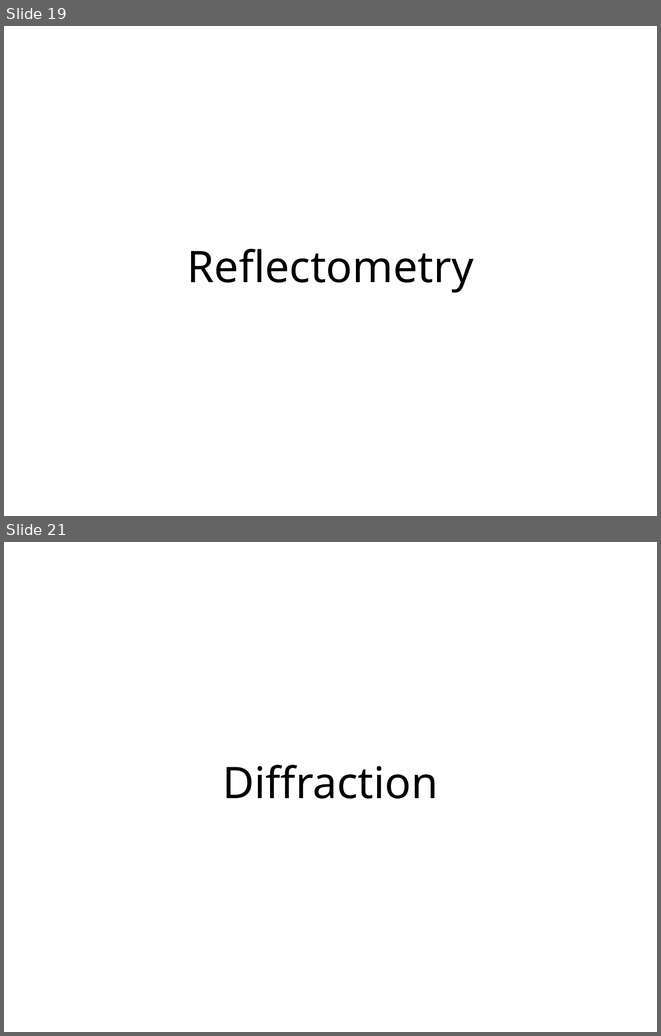
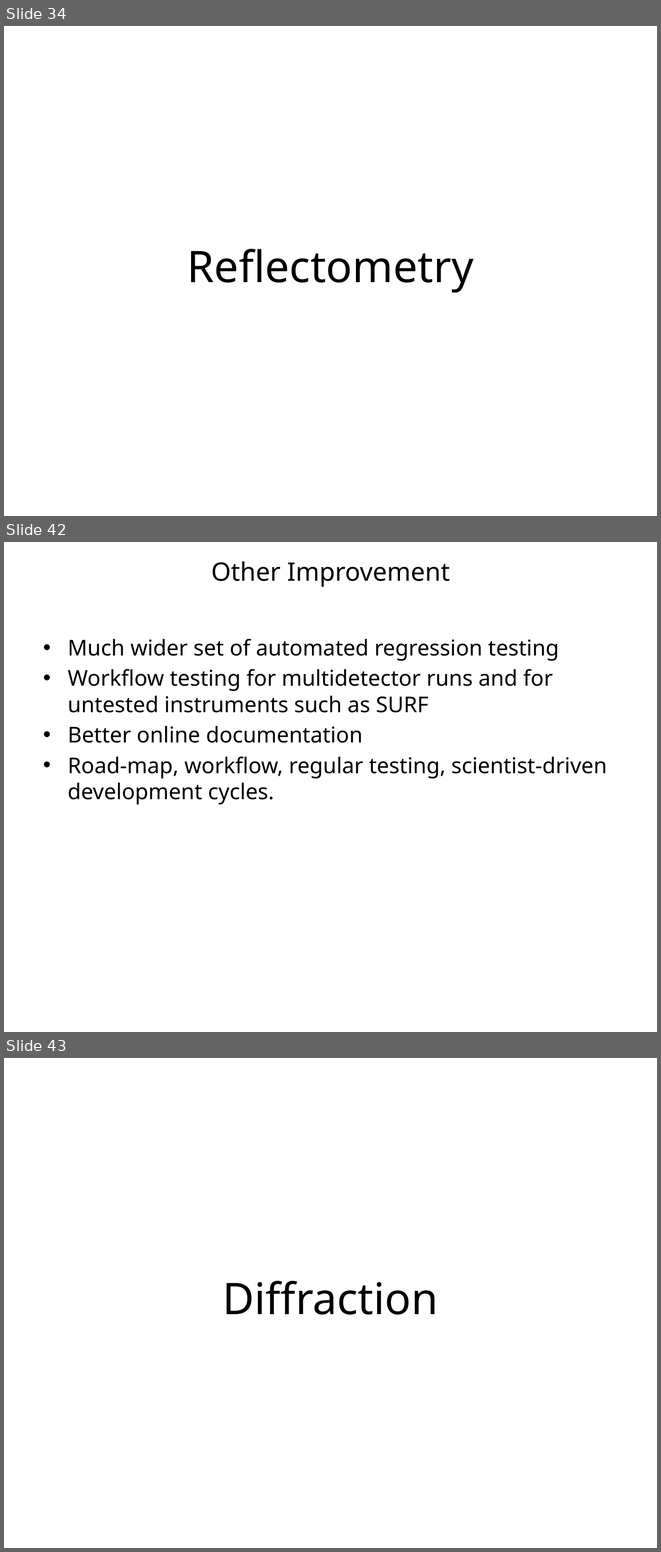
Before and after one commit to mantidproject/documents, a slide deck: Presentations/Release Presentations/3.1/Release 3.1 Presentation.pptx. Shown one above the other, each under a label of ours: slides 19 and 21 before the commit, slides 34, 42 and 43 after it; the slides between them are not shown. The pictures are 661x1036 and 661x1552 pixels, drawn with LibreOffice and Linux fonts; fonts in the diff are those of the drawing; background and template pictures are left out. Boxes give left, top, right and bottom in pixels: in the first picture for what was removed or moved away, otherwise in the second. Text is boxed around its words. In the diff, an @@ line names an element or a change of style, - is before the commit and + after.

```diff
--- a/Presentations/Release Presentations/3.1/Release 3.1 Presentation.pptx
+++ b/Presentations/Release Presentations/3.1/Release 3.1 Presentation.pptx
@@ slide 42 added at [4, 542, 657, 1032], background #FFFFFF @@
@@ title added at [211, 561, 450, 587], 28 pt, text #000000 @@
+Other Improvement
@@ text added at [68, 638, 607, 804], 24 pt, text #000000 @@
+• Much wider set of automated regression testing
+• Workflow testing for multidetector runs and for untested instruments such as SURF
+• Better online documentation
+• Road-map, workflow, regular testing, scientist-driven development cycles.
@@ what was slide 19 is now slide 34 @@
@@ what was slide 21 is now slide 43 @@
```
Also in this commit, not shown: 6 slides changed, 32 other slides added, 8 slides removed, 12 other files.
